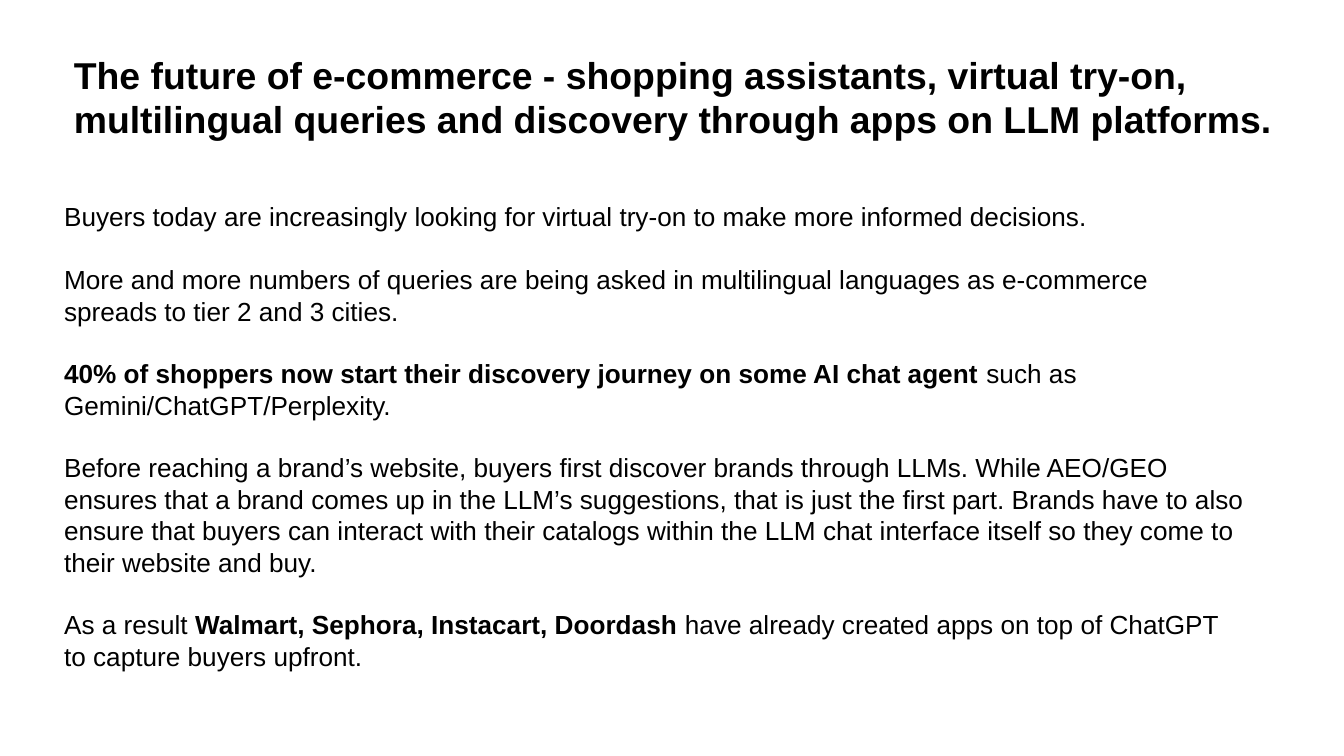
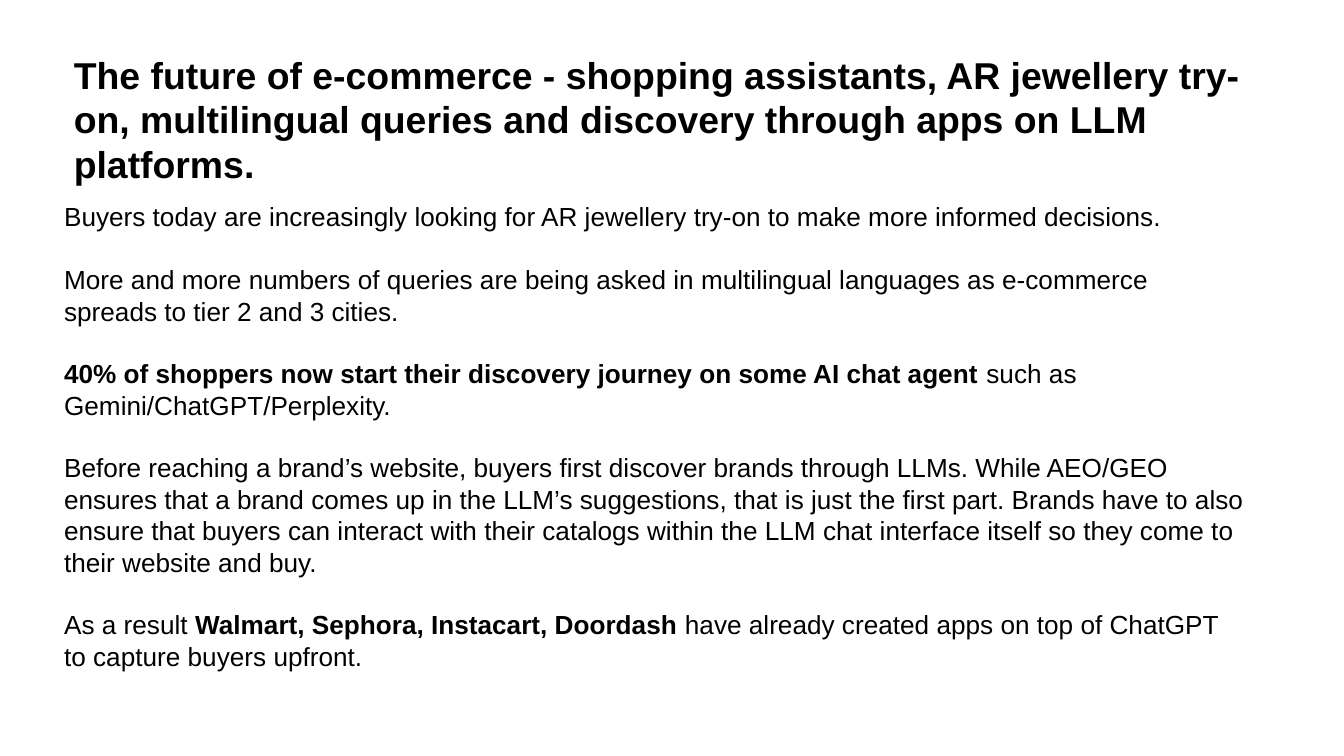
Before and after one commit to aantrikshhh/supersearch-ppt-templates, a slide deck: slide 9 of output/SS_Generic_Jewellery.pptx. Drawn at 1344x756 pixels with LibreOffice and Linux fonts; fonts in the diff are those of the drawing. Boxes give left, top, right and bottom in pixels: in the first picture for what was removed or moved away, otherwise in the second. Text is boxed around its words. In the diff, an @@ line names an element or a change of style, - is before the commit and + after.

```diff
--- a/output/SS_Generic_Jewellery.pptx
+++ b/output/SS_Generic_Jewellery.pptx
@@ text at <box>74,62,1239,141</box>: text changed @@
-The future of e-commerce - shopping assistants, virtual try-on, multilingual queries and discovery through apps on LLM platforms.
+The future of e-commerce - shopping assistants, AR jewellery try-on, multilingual queries and discovery through apps on LLM platforms.
@@ text at <box>64,207,1160,232</box>: text changed @@
-Buyers today are increasingly looking for virtual try-on to make more informed decisions.
+Buyers today are increasingly looking for AR jewellery try-on to make more informed decisions.
```
Also in this commit, not shown: 4 other slides changed, 8 other files.
